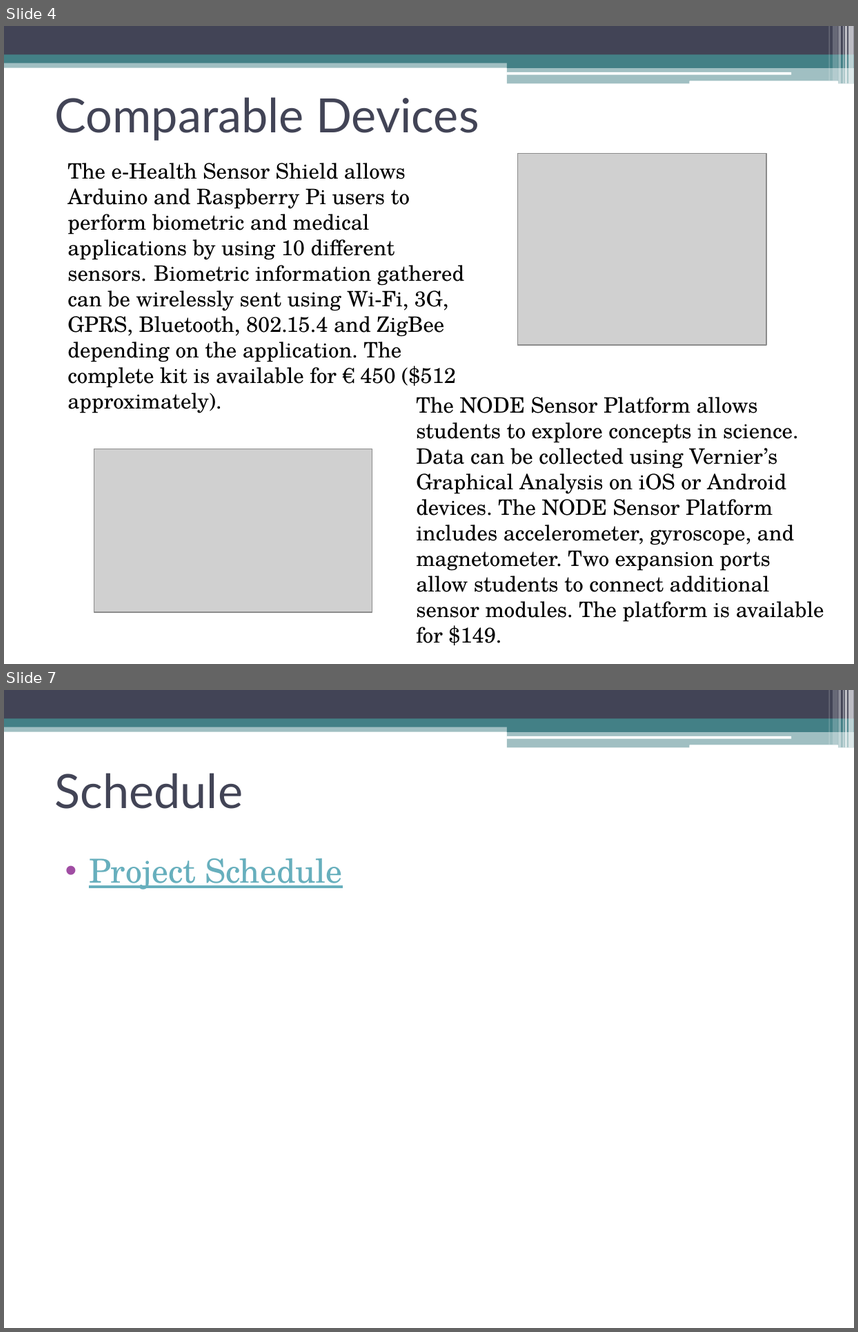
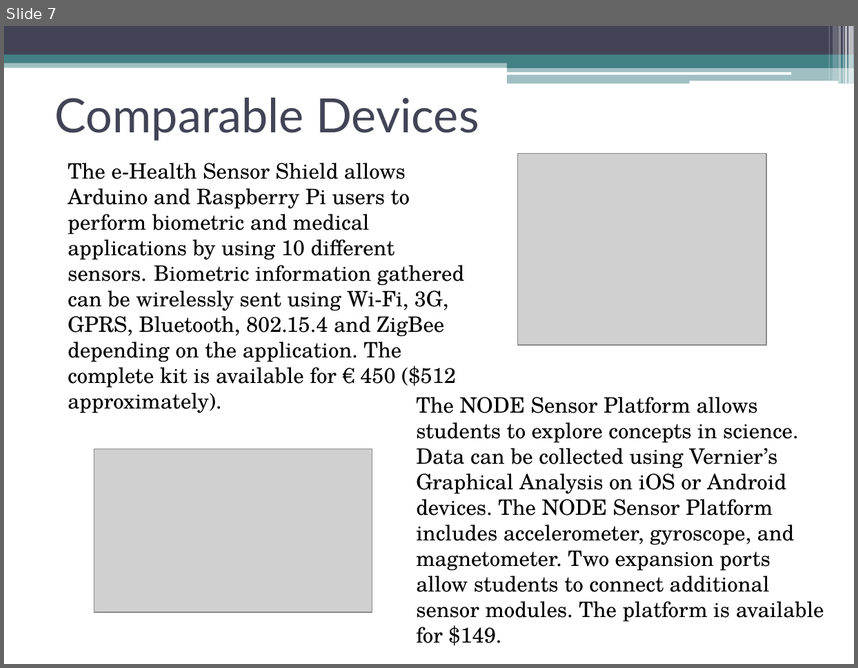
Before and after one commit to erebus-labs/sense_platform, a slide deck: Project Flow Documents/Project Documents/Powerpoint.pptx. Shown one above the other, each under a label of ours: slides 4 and 7 before the commit, slide 7 after it; the slides between them are not shown. The pictures are 858x1332 and 858x668 pixels, drawn with LibreOffice and Linux fonts; fonts in the diff are those of the drawing; grey boxes stand for pictures. Boxes give left, top, right and bottom in pixels: in the first picture for what was removed or moved away, otherwise in the second. Text is boxed around its words. In the diff, an @@ line names an element or a change of style, - is before the commit and + after.

```diff
--- a/Project Flow Documents/Project Documents/Powerpoint.pptx
+++ b/Project Flow Documents/Project Documents/Powerpoint.pptx
@@ slide 7 removed at [4,690,854,1328], background #FFFFFF; not listed: 13 template elements that a slide beside it also shows @@
@@ title removed at [55,773,243,809] @@
-Schedule
@@ text removed at [89,858,343,889] @@
-• Project Schedule
@@ what was slide 4 is now slide 7 @@
```
Also in this commit, not shown: 3 slides changed, 13 slides added, 4 other slides removed, 3 other files.
